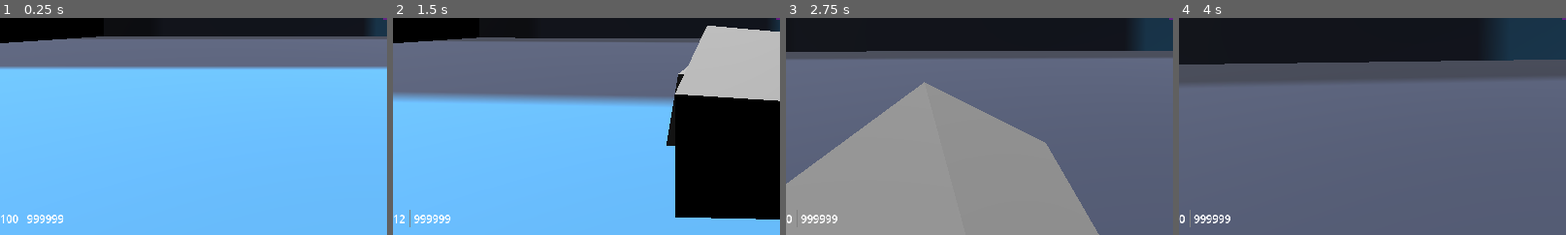
Above: before the commit, frames 1-4 (left to right).
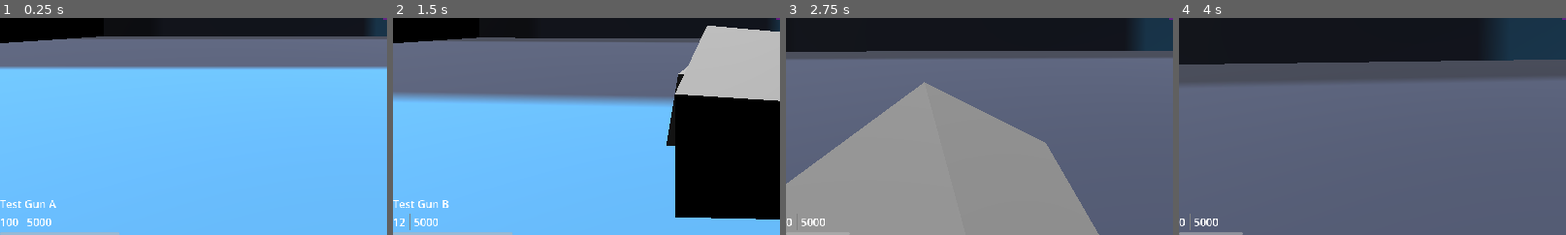
Above: after the commit, the same moments.

Repository: mabanana/FPS-Project-A
Game: Godot game, scene res://test_scene.tscn
Same seed, same stepped clock (60 frames per second), same inputs: the game is played once before the commit and once after it. The engine's default icon, where the game draws it, is replaced by a stand-in: a white triangle on a blue panel in a dark square.
Inputs (mouse positions are % of the whole screen's width and height, from its top left):
- Up to frame 1 (0.25 s): no input
- Up to frame 2 (1.5 s): tap Enter (ui_accept) at 0.5, 0.77 s; move the mouse to (55, 50) at 0.52 s; hold Q (drop_equip) 0.53-1.28 s; hold Up (ui_up) from 0.53 s (still down); move the mouse to (45, 50) at 1.27 s; tap Q (drop_equip) at 1.35 s
- Up to frame 3 (2.75 s): keep holding Up (ui_up); tap Enter (ui_accept) at 1.52 s; move the mouse to (52, 48) at 2.02 s; hold E (interact) from 2.03 s (still down); tap Q (drop_equip) at 2.3 s
- Up to frame 4 (4 s): keep holding Up (ui_up); move the mouse to (49, 52) at 2.77 s; release E (interact) at 2.78 s; click (49, 52) at 2.85 s; tap Enter (ui_accept) at 3.02, 3.77 s; tap Q (drop_equip) at 3.05 s; move the mouse to (57, 51) at 3.52 s; hold Q (drop_equip) from 3.53 s (still down)
The pictures show only the part of the screen within x 0-50%, y 50-100%; the shares and areas given below are measured in that part.

The runs differ from the first frame. In frame 1, 1.0% of the frame differs, in the area x 0-31%, y 83-100%; in frame 2, 1.0%; in frame 3, 0.3%; in frame 4, 0.6%.

Commit message:
Update Hud for core model
Revert to mag naming convention
Implement setter functions for core changes
Fix gun drop bug at last gun

Diff:
--- a/gun_slot.gd
+++ b/gun_slot.gd
@@ -15,7 +15,6 @@
 var reload_cd: int
 var reloading: bool
 var trigger: bool = false
-var ammo_count: int = 999999
 var character: CharacterBody3D
 
 var core: CoreModel
@@ -36,28 +35,28 @@
 		if reload_cd > 0:
 			reload_cd -= UNIT * delta
 		else:
-			reloading = false
 			finish_reload()
 	if trigger:
 		shoot()
 
 func finish_reload():
-	var new_mag = min(ammo_count, core.inventory.active_gun.metadata.ammo_capacity)
-	ammo_count -= new_mag - core.inventory.active_gun.ammo_count
+	var new_mag = min(core.inventory.ammo, core.inventory.active_gun.metadata.mag_size)
+	set_ammo(core.inventory.ammo - new_mag + core.inventory.active_gun.mag_curr)
+	set_reload(false)
 	_update_ammo(new_mag)
 
 func reload():
-	if not core.inventory.active_gun or core.inventory.active_gun.metadata.ammo_capacity == core.inventory.active_gun.ammo_count:
+	if not core.inventory.active_gun or core.inventory.active_gun.metadata.mag_size == core.inventory.active_gun.mag_curr:
 		return
-	reloading = true
+	set_reload(true)
 	reload_cd = UNIT * core.inventory.active_gun.metadata.reload_time
 
 func shoot():
-	if shoot_cd <= 0 and core.inventory.active_gun.ammo_count > 0 and not reloading:
+	if shoot_cd <= 0 and core.inventory.active_gun.mag_curr > 0 and not reloading:
 		shoot_cd = 100/core.inventory.active_gun.metadata.fire_rate
 	else:
 		return
-	_update_ammo(core.inventory.active_gun.ammo_count - 1)
+	_update_ammo(core.inventory.active_gun.mag_curr - 1)
 	var query = cast_ray_towards_mouse(core.inventory.active_gun.metadata.accuracy)
 	var result = get_world_3d().direct_space_state.intersect_ray(query)
 	if result:
@@ -78,7 +77,7 @@
 	new_dropped_gun.linear_velocity = throw_vector * THROW_FORCE / new_dropped_gun.mass
 	new_dropped_gun.angular_velocity = throw_vector.cross(Vector3.UP) * THROW_FORCE / new_dropped_gun.mass
 	scene_entities.add_child(new_dropped_gun)
-	reloading = false
+	set_reload(false)
 	shoot_cd = false
 	trigger = false
 
@@ -102,9 +101,7 @@
 	core_changed.connect(_on_core_changed)
 
 func _on_core_changed():
-	if core.inventory.active_gun:
-		print("Ammo is currently at: ", core.inventory.active_gun.ammo_count)
-	else:
+	if not core.inventory.active_gun:
 		print("No gun equipped")
 
 # MARK: - Actions
@@ -115,8 +112,19 @@
 
 func _remove_active_gun() -> void:
 	core.inventory.guns.remove_at(0)
+	while core.inventory.active_gun_index > len(core.inventory.guns) - 1:
+		core.inventory.active_gun_index -= 1
 	core_changed.emit()
 
-func _update_ammo(ammo_count: int) -> void:
-	core.inventory.active_gun.ammo_count = ammo_count
+func _update_ammo(mag_curr: int) -> void:
+	core.inventory.active_gun.mag_curr = mag_curr
 	core_changed.emit()
+
+func set_reload(boo: bool = true):
+	reloading = boo
+	core.player.reloading = boo
+	core_changed.emit()
+
+func set_ammo(new_ammo: int):
+	core.inventory.ammo = new_ammo
+	core_changed.emit()
--- a/hud.gd
+++ b/hud.gd
@@ -1,18 +1,23 @@
 extends Control
 class_name hud_controller
 
-var ammo: int = 100
-var mag: int = 12
-var hp: int = 100
-var reload: bool = false
-
-@onready var ammo_label = %Total
-@onready var mag_label = %Magazine
-@onready var hp_label = %HpValue
-@onready var reload_label = %ReloadIndicator
+var core: CoreModel
+var core_changed: Signal
 
 func update():
-	ammo_label.text = str(ammo)
-	mag_label.text = str(mag)
-	hp_label.text = str(hp)
-	reload_label.visible = reload
+	%GunName.text = str(core.inventory.active_gun.metadata.name) if core.inventory.active_gun else ""
+	%Total.text = str(core.inventory.ammo)
+	%Magazine.text = str(core.inventory.active_gun.mag_curr) if core.inventory.active_gun else "0"
+	%HpValue.text = str(core.player.hp)
+	%ReloadIndicator.modulate.a = int(core.player.reloading)
+	%ProgressBar.max_value = core.inventory.active_gun.metadata.mag_size if core.inventory.active_gun else 0
+	%ProgressBar.value = core.inventory.active_gun.mag_curr if core.inventory.active_gun else 0
+
+func bind(core: CoreModel, core_changed: Signal):
+	self.core = core
+	self.core_changed = core_changed
+
+	core_changed.connect(_on_core_changed)
+
+func _on_core_changed():
+	update()
--- a/hud.tscn
+++ b/hud.tscn
@@ -4,7 +4,7 @@
 
 [sub_resource type="PlaceholderTexture2D" id="PlaceholderTexture2D_bawmo"]
 
-[node name="UI" type="Control"]
+[node name="Hud" type="Control"]
 layout_mode = 3
 anchors_preset = 15
 anchor_right = 1.0
@@ -75,6 +75,11 @@
 [node name="Status" type="HBoxContainer" parent="VBoxContainer2"]
 layout_mode = 2
 
+[node name="GunName" type="Label" parent="VBoxContainer2/Status"]
+unique_name_in_owner = true
+layout_mode = 2
+text = "Test Gun A"
+
 [node name="ReloadIndicator" type="Label" parent="VBoxContainer2/Status"]
 unique_name_in_owner = true
 layout_mode = 2
@@ -95,3 +100,9 @@
 unique_name_in_owner = true
 layout_mode = 2
 text = "64"
+
+[node name="ProgressBar" type="ProgressBar" parent="VBoxContainer2"]
+unique_name_in_owner = true
+layout_mode = 2
+value = 20.0
+show_percentage = false
--- a/models/core.gd
+++ b/models/core.gd
@@ -2,7 +2,9 @@
 
 var inventory: InventoryModel
 var map: MapModel
+var player: PlayerModel
 
 func _init() -> void:
 	inventory = InventoryModel.new()
 	map = MapModel.new()
+	player = PlayerModel.new()
--- a/models/gun.gd
+++ b/models/gun.gd
@@ -7,15 +7,15 @@
 
 var id: int
 var type: GunType
-var ammo_count: int
+var mag_curr: int
 
-func _init(id: int, type: GunType, ammo_count: int) -> void:
+func _init(id: int, type: GunType, mag_curr: int) -> void:
 	self.id = id
 	self.type = type
-	self.ammo_count = ammo_count
+	self.mag_curr = mag_curr
 
 static func new_with_full_ammo(id: int, type: GunType) -> GunModel:
-	return GunModel.new(id, type, GunMetadataModel.from(type).ammo_capacity)
+	return GunModel.new(id, type, GunMetadataModel.from(type).mag_size)
 
 var metadata: GunMetadataModel:
 	get:
--- a/models/gun_metadata.gd
+++ b/models/gun_metadata.gd
@@ -6,7 +6,7 @@
 var fire_rate: int
 var reload_time: int
 var accuracy: int
-var ammo_capacity: int
+var mag_size: int
 
 # NOTE: Store these as immutable singletons to improve performance
 static var TEST_GUN_A := GunMetadataModel.new("Test Gun A", 3, 50, 12, 1, 75, 100)
@@ -19,7 +19,7 @@
 	fire_rate: int,
 	reload_time: int,
 	accuracy: int,
-	ammo_capacity: int,
+	mag_size: int,
 ) -> void:
 	self.name = name
 	self.damage_floor = damage_floor
@@ -27,7 +27,7 @@
 	self.fire_rate = fire_rate
 	self.reload_time = reload_time
 	self.accuracy = accuracy
-	self.ammo_capacity = ammo_capacity
+	self.mag_size = mag_size
 
 static func from(gun_type: GunModel.GunType) -> GunMetadataModel:
 	match gun_type:
--- a/models/inventory.gd
+++ b/models/inventory.gd
@@ -2,10 +2,14 @@
 
 var guns: Array[GunModel]
 var active_gun_index: int
+var ammo: int
 
 func _init() -> void:
 	guns = []
 	active_gun_index = 0
+
+	# Temporary placeholder values
+	ammo = 5000
 
 var active_gun: GunModel:
 	get:
--- /dev/null
+++ b/models/player.gd
@@ -0,0 +1,8 @@
+class_name PlayerModel
+
+var hp: int
+var reloading: bool
+
+func _init(hp: int = 100) -> void:
+	self.hp = hp
+	reloading = false
--- a/player.gd
+++ b/player.gd
@@ -3,7 +3,6 @@
 
 @onready var camera = %Camera3D
 @onready var gun_slot = %GunSlot
-@onready var hud = %UI
 @onready var inventory = %Inventory
 @export var MOUSE_SENSITIVITY = 0.001
 const SPEED = 5.0
@@ -38,7 +37,8 @@
 			core.inventory.guns.append(object_in_view.on_interact())
 			core_changed.emit()
 	elif event.is_action_pressed("cycle_inventory"):
-		if core.inventory.active_gun_index == len(core.inventory.guns) - 1:
+		# TODO: fix bug when cycle at 1 gun and then pick up, and then move logic to gun_slot
+		if core.inventory.active_gun_index >= len(core.inventory.guns) - 1:
 			core.inventory.active_gun_index = 0
 		else:
 			core.inventory.active_gun_index += 1
@@ -73,10 +73,6 @@
 	move_and_slide()
 
 func _process(delta):
-	hud.ammo = gun_slot.ammo_count
-	hud.hp = hp
-	hud.reload = gun_slot.reloading
-	hud.update()
 	object_in_view = get_object_in_view()
 
 func get_object_in_view():
@@ -99,7 +95,4 @@
 	gun_slot.bind(core, core_changed)
 
 func _on_core_changed():
-	if core.inventory.active_gun:
-		hud.mag = core.inventory.active_gun.ammo_count
-	else:
-		hud.mag = 0
+	pass
--- a/test_scene.gd
+++ b/test_scene.gd
@@ -13,6 +13,7 @@
 	core = CoreModel.new()
 	# Add bindings to all relevant observers
 	%Player.bind(core, core_changed)
+	%Hud.bind(core, core_changed)
 	scene_entities.child_entered_tree.connect(_on_new_entity_entered)
 	scene_entities.child_exiting_tree.connect(_on_entity_exiting)
 	core_changed.connect(_on_core_changed)
@@ -67,5 +68,3 @@
 			enemy_count += 1
 		elif core.map.entities[key].entity_type == EntityModel.EntityType.interactable:
 			gun_count += 1
-	if gun_count > 0:
-		prints("There are", gun_count, "guns on the floor.")
--- a/test_scene.tscn
+++ b/test_scene.tscn
@@ -43,7 +43,7 @@
 [node name="Test Scene" type="Node3D"]
 script = ExtResource("1_00gik")
 
-[node name="UI" parent="." instance=ExtResource("1_j5fux")]
+[node name="Hud" parent="." instance=ExtResource("1_j5fux")]
 unique_name_in_owner = true
 
 [node name="DirectionalLight3D" type="DirectionalLight3D" parent="."]
